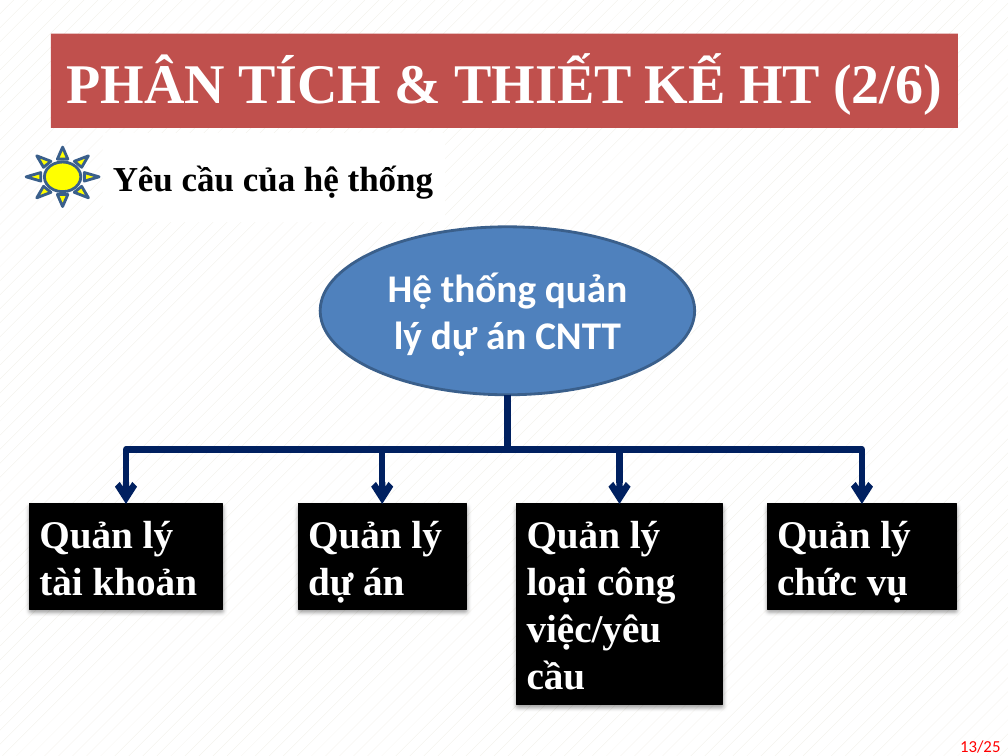
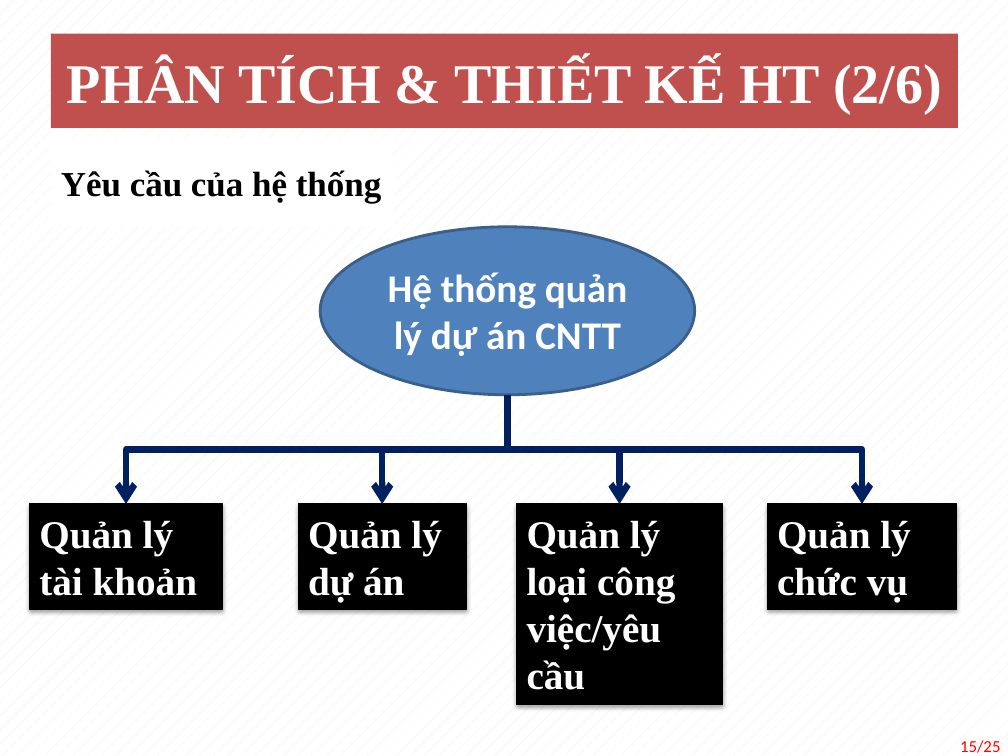
Before and after one commit to vukal2k/MyDoAn, a slide deck: slide 15 of document/TranLuongNgocTram_BaoCaoDoAn.pptx (slide 13 before the commit). Drawn at 1008x756 pixels with LibreOffice and Linux fonts; fonts in the diff are those of the drawing. Boxes give left, top, right and bottom in pixels: in the first picture for what was removed or moved away, otherwise in the second. Text is boxed around its words. In the diff, an @@ line names an element or a change of style, - is before the commit and + after.

```diff
--- a/document/TranLuongNgocTram_BaoCaoDoAn.pptx
+++ b/document/TranLuongNgocTram_BaoCaoDoAn.pptx
@@ sun removed at [26,147,99,207] @@
@@ text "Yêu cầu của hệ thống": place and size @@
-text "Yêu cầu của hệ thống" at [113,165,434,198]
+text "Yêu cầu của hệ thống" at [61,170,382,203]
@@ page number at [960,740,1000,753]: text changed @@
-13/25
+15/25
```
Also in this commit, not shown: 13 other slides changed, 4 slides added, 4 slides removed, 5 other files.
